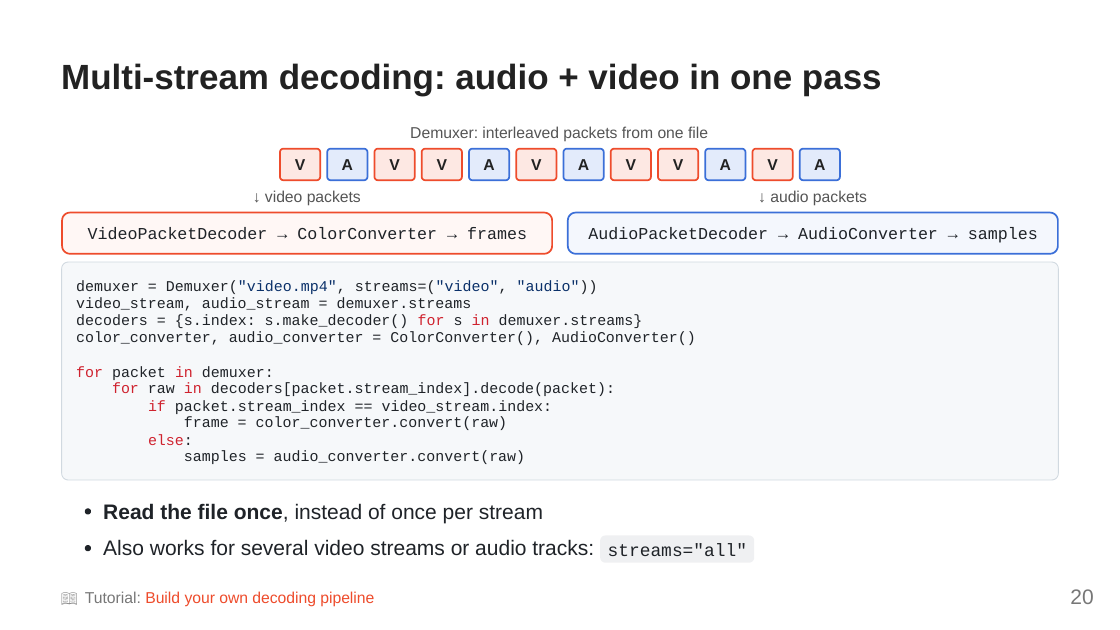
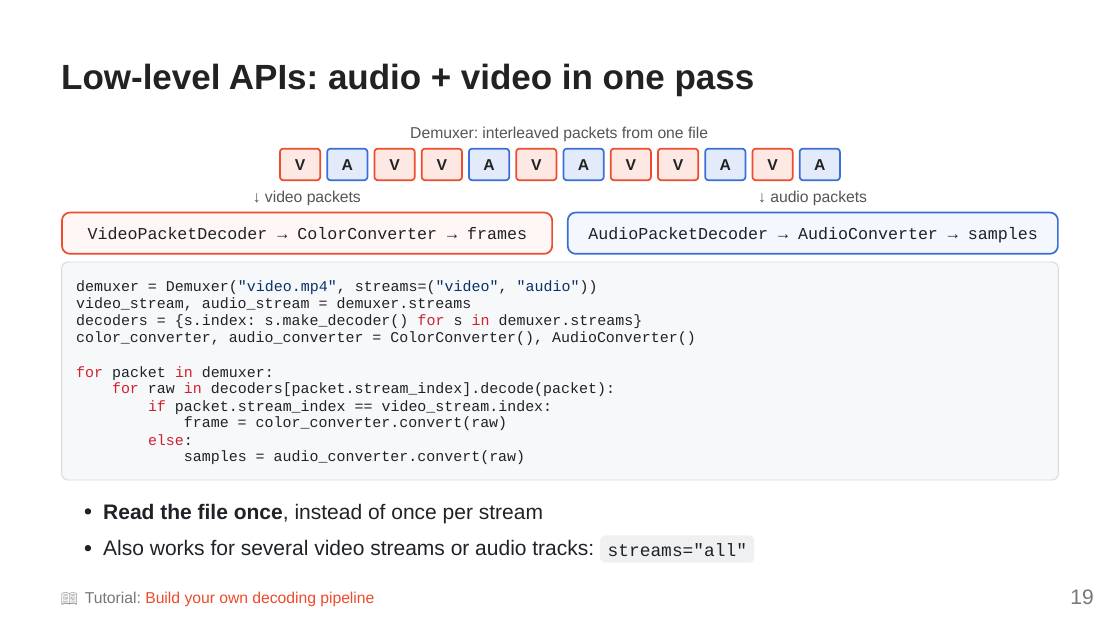
Before and after one commit to NicolasHug/ptc-talk-2026, a slide deck: slide 19 of slides.pptx (slide 20 before the commit). Drawn at 1120x630 pixels with LibreOffice and Linux fonts; fonts in the diff are those of the drawing. Boxes give left, top, right and bottom in pixels: in the first picture for what was removed or moved away, otherwise in the second. Text is boxed around its words. In the diff, an @@ line names an element or a change of style, - is before the commit and + after.

```diff
--- a/slides.pptx
+++ b/slides.pptx
@@ text at bbox=[61, 63, 755, 96]: text changed @@
-Multi-stream decoding: audio + video in one pass
+Low-level APIs: audio + video in one pass
@@ text at bbox=[1070, 589, 1093, 604]: text changed @@
-20
+19
```
Also in this commit, not shown: 21 other slides changed, 4 slides added, 6 slides removed, 2 other files.
